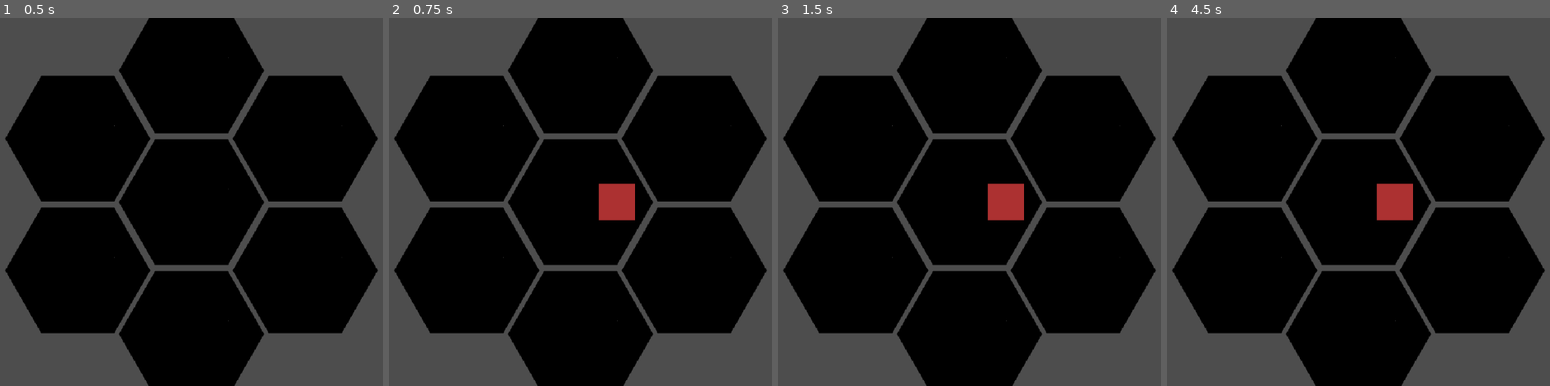
Above: before the commit, frames 1-4 (left to right).
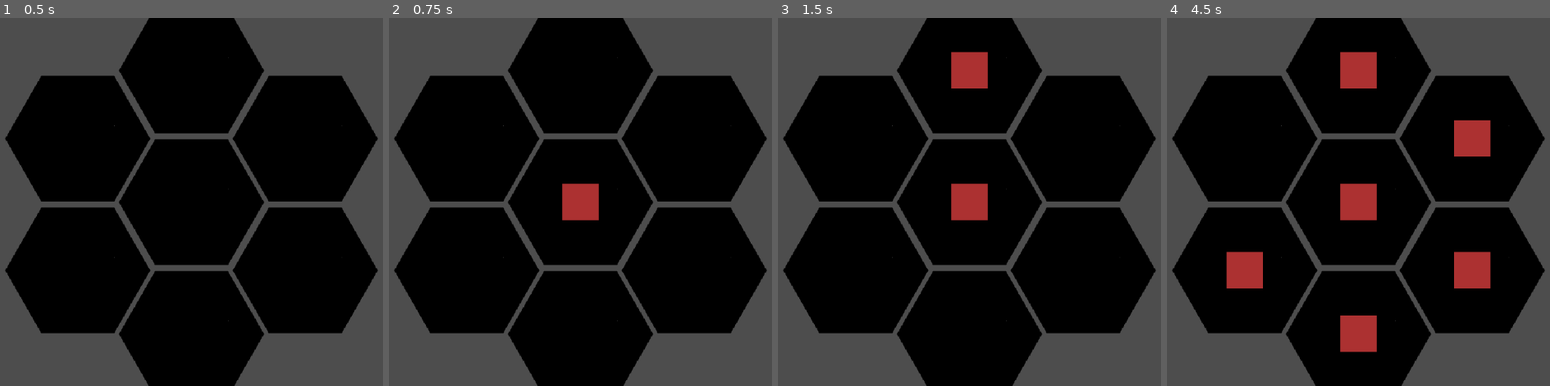
Above: after the commit, the same moments.

Repository: ima-cow/Godot-Testing
Game: Godot game, scene res://scenes/game.tscn
Two runs of this game, one before a commit and one after it. Both use one fixed random seed, a clock stepped at 60 frames per second and the inputs below.
Inputs (mouse positions are in pixels of both pictures, inside the frame that each line leads up to):
- Up to frame 1 (0.5 s): no input
- Up to frame 2 (0.75 s): tap Enter at 0.5 s; press the mouse at (580, 202) at 0.53 s
- Up to frame 3 (1.5 s): tap Space at 1.25 s; move the mouse to (969, 69) at 1.27 s; release the mouse at (969, 69) at 1.28 s; click (969, 69) at 1.35 s
- Up to frame 4 (4.5 s): tap Enter at 2, 3.5 s; move the mouse to (1473, 139) at 2.02 s; press the mouse at (1473, 139) at 2.03 s; tap Space at 2.75, 4.25 s; move the mouse to (1473, 271) at 2.77 s; release the mouse at (1473, 271) at 2.78 s; click (1473, 271) at 2.85 s; move the mouse to (1358, 334) at 3.52 s; press the mouse at (1358, 334) at 3.53 s; move the mouse to (1243, 271) at 4.27 s; release the mouse at (1243, 271) at 4.28 s; click (1243, 271) at 4.35 s

Frame 1 is identical in both runs. In frame 2, 1.9% of the frame differs, in the area x 45-65%, y 44-56%; in frame 3, 2.9%; in frame 4, 6.7%, in the area x 15-85%, y 9-91%.
Error before the commit: Attempt to call function 'locate_closest_hex' in base 'null instance' on a null instance. (res://scripts/line.gd:11)

Commit message:
got clicking on hexs to work

Diff:
--- a/scripts/line.gd
+++ b/scripts/line.gd
@@ -4,8 +4,8 @@
 @onready var end = get_child(1)
 
 func _ready():
-	start.get_child(1).visible = false
+	end.get_child(1).visible = false
 	generate_line()
 
 func generate_line():
-	start.global_position = Vector2($HexGrid.locate_closest_hex().global_position)
+	start.global_position = Vector2(get_parent().locate_closest_hex().global_position)
